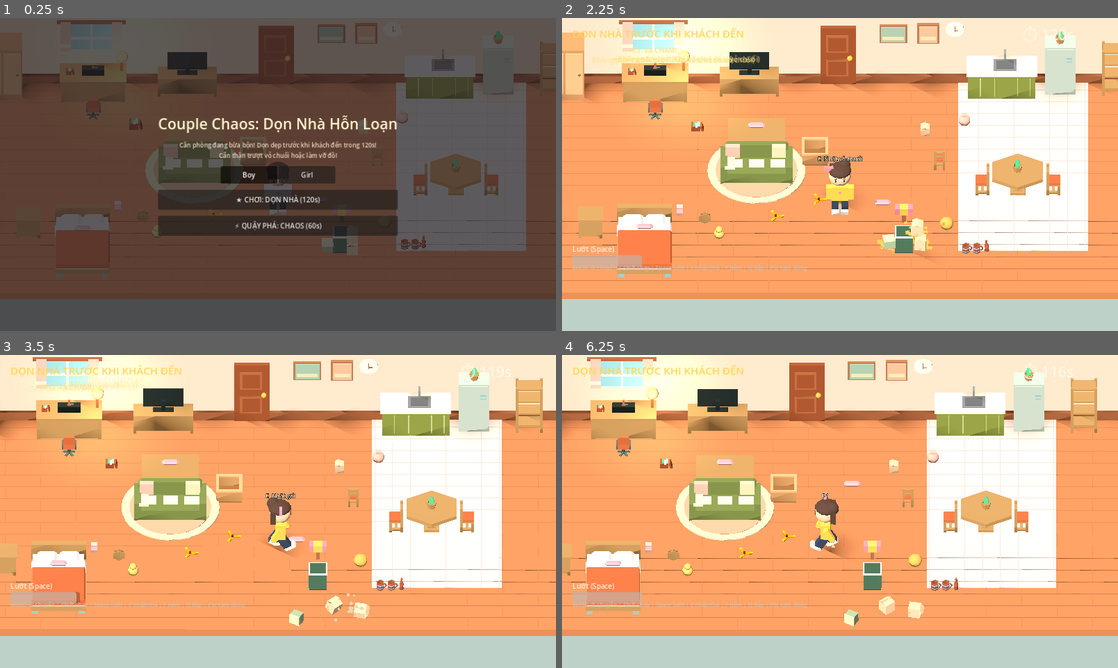
Above: before the commit, frames 1-4 (two rows, left to right).
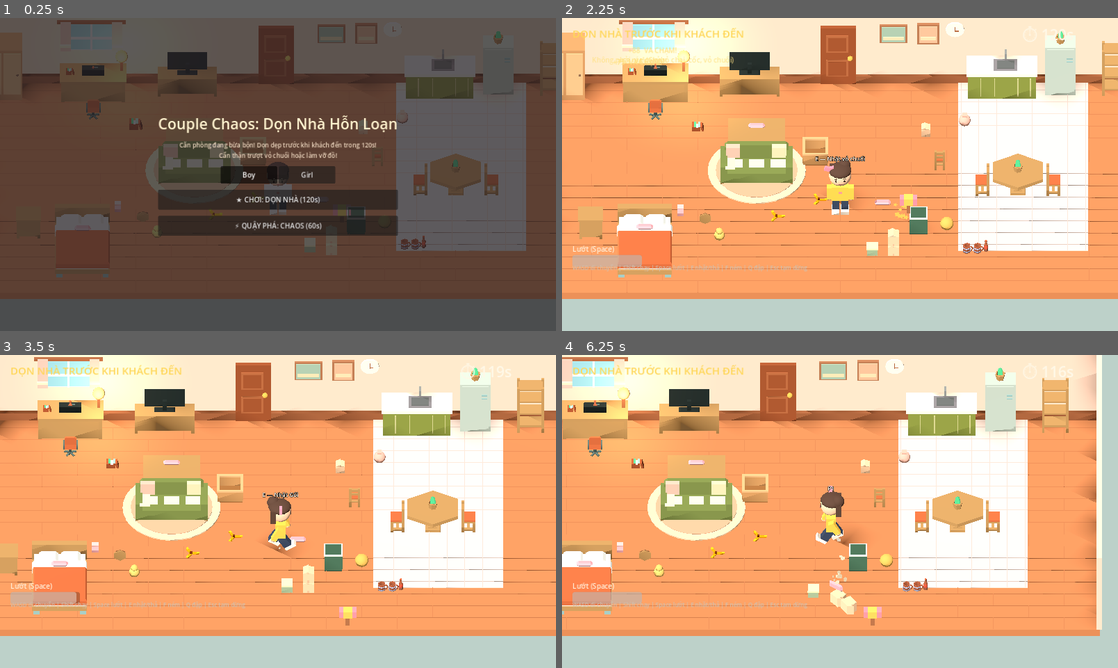
Above: after the commit, the same moments.

Repository: thanh-pham2k/3d-asset-demo
Game: Godot game, scene res://scenes/main.tscn
Two runs of this game, one before a commit and one after it. Both use one fixed random seed, a clock stepped at 60 frames per second and the inputs below. Sound files missing from this copy of the repository are replaced by a short silence.
Inputs:
- Up to frame 1 (0.25 s): no input
- Up to frame 2 (2.25 s): click "Boy" at 0.5 s; click "Girl" at 1.25 s; click "★ CHƠI: DỌN NHÀ (120s)" at 2 s
- Up to frame 3 (3.5 s): tap Enter at 2.75 s; hold D (p1_right) from 2.78 s (still down); tap Space (p1_dash) at 2.85 s
- Up to frame 4 (6.25 s): release D (p1_right) at 3.53 s; hold S (p1_down) 3.53-4.28 s; tap one key every 0.75 s from 3.6 s: E (p1_interact) Q (p1_swing) F (p1_throw) Shift; hold D (p1_right) 4.28-5.03 s; hold W (p1_up) 5.03-5.78 s; hold A (p1_left) from 5.78 s (still down)

The runs differ from the first frame. In frame 1, 0.3% of the frame differs, in the area x 54-66%, y 61-76%; in frame 2, 3.8%; in frame 3, 5.3%; in frame 4, 32%, in the area x 0-100%, y 0-90%.

Commit message:
fix(interaction): fix player stuck bugs and improve item interaction UX
- remove invisible static body walls from PlacementZone and add catch damping for thrown items
- adjust scene layout in GameManager to remove spawn overlap around trash zone
- add safe_margin, wall_min_slide_angle, and collision exceptions with player on pickup/deposit
- standardize display_name, item_category, interaction_type, and valid_destinations across all interactive objects
- implement 3D destination beacons and dynamic HUD guidance when holding items
- expand placement_zone_test.gd with metadata, beacon, and movement tests

Diff:
--- a/scripts/cleaning/hazard_banana.gd
+++ b/scripts/cleaning/hazard_banana.gd
@@ -8,6 +8,10 @@
 var visual: Node3D
 var trigger_area: Area3D
 var slip_cooldown := 0.0
+var display_name := "Vỏ chuối"
+var item_category := "trash"
+var interaction_type := "pickup"
+var valid_destinations: Array = ["trash"]
 
 func _ready() -> void:
  add_to_group("interactables")
@@ -19,9 +23,9 @@
 
  var col := CollisionShape3D.new()
  var box := BoxShape3D.new()
- box.size = Vector3(0.36, 0.10, 0.36)
+ box.size = Vector3(0.24, 0.04, 0.24)
  col.shape = box
- col.position.y = 0.05
+ col.position.y = 0.02
  add_child(col)
 
  visual = Node3D.new()
@@ -82,6 +86,7 @@
  freeze = true
  collision_layer = 0
  collision_mask = 0
+ add_collision_exception_with(player)
  emit_feedback("pickup")
  linear_velocity = Vector3.ZERO
  angular_velocity = Vector3.ZERO
--- a/scripts/cleaning/placement_zone.gd
+++ b/scripts/cleaning/placement_zone.gd
@@ -17,16 +17,34 @@
 var trigger_area: Area3D
 var visual: Node3D
 var highlight_mesh: MeshInstance3D
+var beacon_label: Label3D
+var destination_name: String = "Giỏ đồ"
 
 var _candidates: Dictionary = {}
 var _rejected_cooldowns: Dictionary = {}
 
 func _ready() -> void:
  add_to_group("placement_zones")
+ match zone_type:
+  "basket": destination_name = "Giỏ đồ"
+  "trash": destination_name = "Thùng rác"
+  "sofa_slot": destination_name = "Sofa"
 
  visual = Node3D.new()
  visual.name = "ZoneVisual"
  add_child(visual)
+
+ beacon_label = Label3D.new()
+ beacon_label.billboard = BaseMaterial3D.BILLBOARD_ENABLED
+ beacon_label.no_depth_test = true
+ beacon_label.font_size = 28
+ beacon_label.pixel_size = 0.0035
+ beacon_label.outline_size = 8
+ beacon_label.outline_modulate = Color.BLACK
+ beacon_label.position.y = 0.85
+ beacon_label.modulate = Color("fef08a")
+ beacon_label.visible = false
+ add_child(beacon_label)
 
  trigger_area = Area3D.new()
  trigger_area.name = "TriggerArea"
@@ -41,12 +59,10 @@
    box.size = Vector3(0.68, 0.48, 0.68)
    col.position.y = 0.24
    _build_basket_visual()
-   _build_basket_colliders()
   "trash":
    box.size = Vector3(0.52, 0.68, 0.52)
    col.position.y = 0.34
    _build_trash_visual()
-   _build_trash_colliders()
   "sofa_slot":
    box.size = Vector3(0.50, 0.40, 0.45)
    col.position.y = 0.18
@@ -87,14 +103,6 @@
  highlight_mesh = Art.box(visual, Vector3(0, 0.42, 0), Vector3(0.78, 0.02, 0.78), Color("ffe082"))
  highlight_mesh.visible = false
 
-func _build_basket_colliders() -> void:
- # Solid physical side walls so thrown items stay in basket
- Art.solid(self, Vector3(0, 0.02, 0), Vector3(0.70, 0.04, 0.70))
- Art.solid(self, Vector3(0, 0.20, 0.34), Vector3(0.70, 0.36, 0.06))
- Art.solid(self, Vector3(0, 0.20, -0.34), Vector3(0.70, 0.36, 0.06))
- Art.solid(self, Vector3(0.34, 0.20, 0), Vector3(0.06, 0.36, 0.62))
- Art.solid(self, Vector3(-0.34, 0.20, 0), Vector3(0.06, 0.36, 0.62))
-
 func _build_trash_visual() -> void:
  var body_color := Color("4a705b")
  var lid_color := Color("334d3f")
@@ -113,14 +121,6 @@
  highlight_mesh = Art.box(visual, Vector3(0, 0.60, 0), Vector3(0.56, 0.02, 0.56), Color("a7f3d0"))
  highlight_mesh.visible = false
 
-func _build_trash_colliders() -> void:
- # Solid physical side walls so thrown items stay in trash can
- Art.solid(self, Vector3(0, 0.02, 0), Vector3(0.50, 0.04, 0.50))
- Art.solid(self, Vector3(0, 0.30, 0.24), Vector3(0.50, 0.56, 0.05))
- Art.solid(self, Vector3(0, 0.30, -0.24), Vector3(0.50, 0.56, 0.05))
- Art.solid(self, Vector3(0.24, 0.30, 0), Vector3(0.05, 0.56, 0.44))
- Art.solid(self, Vector3(-0.24, 0.30, 0), Vector3(0.05, 0.56, 0.44))
-
 func _build_sofa_slot_visual() -> void:
  Art.box(visual, Vector3(0, 0.015, 0), Vector3(0.42, 0.03, 0.35), Color(0.95, 0.88, 0.78, 0.45))
  highlight_mesh = Art.box(visual, Vector3(0, 0.025, 0), Vector3(0.46, 0.015, 0.39), Color("fde68a"))
@@ -129,6 +129,16 @@
 func highlight(active: bool) -> void:
  if is_instance_valid(highlight_mesh):
   highlight_mesh.visible = active
+
+func set_destination_beacon(active: bool) -> void:
+ if not is_instance_valid(beacon_label): return
+ if active and not is_full():
+  beacon_label.text = "➜ " + destination_name + (" [%d/%d]" % [items_inside.size(), capacity] if capacity > 1 else "")
+  beacon_label.visible = true
+  if is_instance_valid(highlight_mesh): highlight_mesh.visible = true
+ else:
+  beacon_label.visible = false
+  if is_instance_valid(highlight_mesh): highlight_mesh.visible = false
 
 func deposit_held_item(item: Node3D, player: Node3D) -> bool:
  if not is_instance_valid(item): return false
@@ -166,6 +176,8 @@
    target_pos = global_position + snap_position
 
  # Release from player and place
+ item.add_collision_exception_with(player)
+ get_tree().create_timer(0.4).timeout.connect(func(): if is_instance_valid(player) and is_instance_valid(item): item.remove_collision_exception_with(player))
  if item is CharacterBody3D:
   item.state = item.State.IDLE if "State" in item else 0
   item.holder = null
@@ -183,7 +195,7 @@
   item.linear_velocity = Vector3.ZERO
   item.angular_velocity = Vector3.ZERO
   item.global_position = target_pos
-  item.freeze = snap_items
+  item.freeze = true
 
  player.held_pillow = null
 
@@ -241,6 +253,14 @@
     if ui and ui.has_method("_spawn_floating_text"):
      ui._spawn_floating_text("Không phải rác! (Chỉ bỏ chai, cốc, vỏ chuối)")
    continue
+
+  if accepted_prop_kinds.has(kind) and not items_inside.has(body):
+   if body is RigidBody3D and not body.freeze:
+    body.linear_velocity.x *= 0.8
+    body.linear_velocity.z *= 0.8
+   elif body is CharacterBody3D and "velocity" in body:
+    body.velocity.x *= 0.8
+    body.velocity.z *= 0.8
 
   var speed := 0.0
   if body is RigidBody3D: speed = body.linear_velocity.length()
--- a/scripts/game_manager.gd
+++ b/scripts/game_manager.gd
@@ -79,9 +79,9 @@
   ["bottle", Vector3(4.1,0.4,2.8)],
   ["slipper", Vector3(-4.5,0.2,1.1)],
   ["toy", Vector3(-3.4,0.2,2.2)],
-  ["container", Vector3(1.4,0.25,2.8)],
-  ["stack_box", Vector3(2.1,0.23,2.8)],
-  ["stack_box", Vector3(2.1,0.68,2.8)],
+  ["container", Vector3(0.9,0.25,2.8)],
+  ["stack_box", Vector3(1.5,0.23,2.8)],
+  ["stack_box", Vector3(1.5,0.68,2.8)],
   # Additional props for cleaning mission (sofa pillows & trash items)
   ["pillow", Vector3(-5.5,0.55,2.4)], # Pillow 2 on bed
   ["pillow", Vector3(-2.35,0.45,-1.75)], # Pillow 3 on coffee table
@@ -114,7 +114,7 @@
  trash_zone.zone_type = "trash"
  trash_zone.accepted_prop_kinds = ["bottle", "cup", "banana"]
  trash_zone.capacity = 8
- trash_zone.position = Vector3(1.8, 0.0, 2.6)
+ trash_zone.position = Vector3(2.2, 0.0, 1.8)
  add_child(trash_zone)
 
  var sofa_slots := []
--- a/scripts/game_ui.gd
+++ b/scripts/game_ui.gd
@@ -531,8 +531,19 @@
 func _process(_delta: float) -> void:
  if not is_instance_valid(player): return
  dash_bar.value = 100.0 * (1.0 - clampf(player.dash_cooldown_remaining / player.config.dash_cooldown, 0.0, 1.0))
- var names := {"pillow":"gối", "hammer":"búa", "bear":"gấu", "box":"hộp", "book":"sách", "ball":"bóng", "chair":"ghế", "vase":"bình", "cup":"cốc", "bottle":"chai", "slipper":"dép", "toy":"đồ chơi", "container":"hộp", "stack_box":"thùng", "banana":"vỏ chuối"}
- item_label.text = "Đang cầm: " + names.get(player.held_pillow.prop_kind, "đồ") if is_instance_valid(player.held_pillow) else "Lướt (Space)"
+ if is_instance_valid(player.held_pillow):
+  var item_name: String = player.held_pillow.get("display_name") if "display_name" in player.held_pillow else "đồ"
+  var dests: Array = player.held_pillow.get("valid_destinations") if "valid_destinations" in player.held_pillow else []
+  var dest_name := ""
+  if "basket" in dests: dest_name = "Giỏ đồ"
+  elif "trash" in dests: dest_name = "Thùng rác"
+  elif "sofa" in dests: dest_name = "Sofa"
+  if dest_name != "":
+   item_label.text = "Đang cầm: %s  ➜  Mang đến: %s" % [item_name, dest_name]
+  else:
+   item_label.text = "Đang cầm: " + item_name
+ else:
+  item_label.text = "Lướt (Space)"
 
 func _unhandled_key_input(event: InputEvent) -> void:
  if event is InputEventKey and event.pressed and not event.echo and event.keycode == KEY_ESCAPE and not menu.visible and not results_panel.visible:
--- a/scripts/interactable.gd
+++ b/scripts/interactable.gd
@@ -9,9 +9,26 @@
 var light: OmniLight3D
 var stand_point := Vector3.ZERO
 var seat_point := Vector3.ZERO
+var display_name := "Nội thất"
+var item_category := "furniture"
+var interaction_type := "interact"
+var valid_destinations: Array = []
 
 func _ready() -> void:
  add_to_group("interactables")
+ match kind:
+  "sofa":
+   display_name = "Sofa"
+   interaction_type = "rest"
+  "bed":
+   display_name = "Giường"
+   interaction_type = "rest"
+  "lamp":
+   display_name = "Đèn phòng"
+   interaction_type = "toggle"
+  "door":
+   display_name = "Cửa phòng"
+   interaction_type = "toggle"
 
 func available(player: Node3D) -> bool:
  return enabled and (user == null or user == player)
--- a/scripts/physics_prop.gd
+++ b/scripts/physics_prop.gd
@@ -10,6 +10,10 @@
 var feedback: Node
 var chain_level := 0
 var last_impulse_source: Node
+var display_name := "Đồ"
+var item_category := "prop"
+var interaction_type := "pickup"
+var valid_destinations: Array = []
 
 func _ready() -> void:
  add_to_group("interactables")
@@ -18,15 +22,56 @@
  contact_monitor = true
  max_contacts_reported = 4
  body_entered.connect(_on_body_entered)
+ match prop_kind:
+  "bottle":
+   display_name = "Chai nước"
+   item_category = "trash"
+   valid_destinations = ["trash"]
+  "cup":
+   display_name = "Cốc nước"
+   item_category = "trash"
+   valid_destinations = ["trash"]
+  "pillow":
+   display_name = "Gối"
+   item_category = "cushion"
+   valid_destinations = ["sofa"]
+  "toy":
+   display_name = "Đồ chơi"
+   item_category = "toy"
+   valid_destinations = ["basket"]
+  "slipper":
+   display_name = "Dép"
+   item_category = "toy"
+   valid_destinations = ["basket"]
+  "container":
+   display_name = "Hộp nhựa"
+   item_category = "toy"
+   valid_destinations = ["basket"]
+  "stack_box":
+   display_name = "Thùng các-tông"
+   item_category = "toy"
+   valid_destinations = ["basket"]
+  "chair":
+   display_name = "Ghế"
+   item_category = "furniture"
+   valid_destinations = []
+  "vase":
+   display_name = "Bình hoa"
+   item_category = "decor"
+   valid_destinations = []
  var col := CollisionShape3D.new()
  var shape := BoxShape3D.new()
- shape.size = Vector3(0.32,0.32,0.32)
+ shape.size = Vector3(0.24,0.24,0.24)
  match prop_kind:
   "chair": shape.size = Vector3(0.48,0.7,0.48)
-  "bottle": shape.size = Vector3(0.18,0.42,0.18)
-  "slipper": shape.size = Vector3(0.18,0.10,0.34)
-  "stack_box": shape.size = Vector3(0.42,0.42,0.42)
-  "pillow": shape.size = Vector3(0.46,0.18,0.36)
+  "bottle": shape.size = Vector3(0.16,0.38,0.16)
+  "cup": shape.size = Vector3(0.16,0.20,0.16)
+  "vase": shape.size = Vector3(0.20,0.32,0.20)
+  "toy": shape.size = Vector3(0.22,0.24,0.22)
+  "container": shape.size = Vector3(0.28,0.22,0.28)
+  "slipper": shape.size = Vector3(0.18,0.10,0.30)
+  "stack_box": shape.size = Vector3(0.40,0.40,0.40)
+  "pillow": shape.size = Vector3(0.44,0.16,0.34)
  col.shape = shape
  add_child(col)
  match prop_kind:
@@ -79,7 +124,7 @@
  return not held and not broken and pickup_delay <= 0 and player.held_pillow == null
 
 func prompt(_player: Node3D) -> String:
- return "Nhặt " + {"chair":"ghế", "vase":"bình hoa", "cup":"cốc", "bottle":"chai", "slipper":"dép", "toy":"đồ chơi", "container":"hộp", "stack_box":"thùng", "pillow":"gối"}.get(prop_kind,"đồ")
+ return "Nhặt " + display_name
 
 func interact(player: Node3D) -> void:
  if not available(player): return
@@ -89,6 +134,7 @@
  freeze = true
  collision_layer = 0
  collision_mask = 0
+ add_collision_exception_with(player)
  emit_feedback("pickup")
  linear_velocity = Vector3.ZERO
  angular_velocity = Vector3.ZERO
--- a/scripts/pillow.gd
+++ b/scripts/pillow.gd
@@ -12,11 +12,40 @@
 var trail_timer := 0.0
 var visual: Node3D
 var chain_level := 0
+var display_name := "Gối"
+var item_category := "cushion"
+var interaction_type := "pickup"
+var valid_destinations: Array = ["sofa"]
 
 func _ready() -> void:
  add_to_group("interactables")
  collision_layer = 4
  collision_mask = 3
+ match prop_kind:
+  "pillow":
+   display_name = "Gối"
+   item_category = "cushion"
+   valid_destinations = ["sofa"]
+  "hammer":
+   display_name = "Búa đồ chơi"
+   item_category = "tool"
+   valid_destinations = ["basket"]
+  "bear":
+   display_name = "Gấu bông"
+   item_category = "toy"
+   valid_destinations = ["basket"]
+  "box":
+   display_name = "Hộp đồ"
+   item_category = "toy"
+   valid_destinations = ["basket"]
+  "book":
+   display_name = "Sách"
+   item_category = "toy"
+   valid_destinations = ["basket"]
+  "ball":
+   display_name = "Quả bóng"
+   item_category = "toy"
+   valid_destinations = ["basket"]
  var col = CollisionShape3D.new()
  var shape: Shape3D
  if prop_kind == "ball":
@@ -63,7 +92,7 @@
 func available(_player: Node3D) -> bool:
  return state == State.IDLE and pickup_timer <= 0
 func prompt(_player: Node3D) -> String:
- return "Nhặt " + {"pillow":"gối", "hammer":"búa đồ chơi", "bear":"gấu bông", "box":"hộp", "book":"sách", "ball":"bóng"}.get(prop_kind, "đồ")
+ return "Nhặt " + display_name
 func interact(player: Node3D) -> void:
  if not available(player) or player.held_pillow: return
  state = State.HELD
@@ -72,6 +101,7 @@
  velocity = Vector3.ZERO
  collision_layer = 0
  collision_mask = 0
+ add_collision_exception_with(player)
  emit_feedback("pickup")
 
 func emit_feedback(event: String) -> void:
--- a/scripts/player_controller.gd
+++ b/scripts/player_controller.gd
@@ -31,6 +31,10 @@
  add_to_group("players")
  collision_layer = 2
  collision_mask = 7
+ safe_margin = 0.04
+ wall_min_slide_angle = 0.1
+ floor_constant_speed = true
+ floor_snap_length = 0.15
  var col = CollisionShape3D.new()
  var capsule = CapsuleShape3D.new()
  capsule.radius = 0.23
@@ -228,6 +232,9 @@
   if is_instance_valid(target_zone) and target_zone.has_method("highlight"):
    target_zone.highlight(false)
   target_zone = null
+  for zone in get_tree().get_nodes_in_group("placement_zones"):
+   if zone.has_method("set_destination_beacon"):
+    zone.set_destination_beacon(false)
   held_pillow.throw_from(self)
   throw_anim = 0.35
   visual.scale = Vector3(0.9, 1.15, 0.9)
@@ -245,7 +252,18 @@
   target_zone = null
   var nearest_zone_dist := 1.7
   var zones = get_tree().get_nodes_in_group("placement_zones")
+  var kind: String = held_pillow.get("prop_kind") if "prop_kind" in held_pillow else ""
+  var item_name: String = held_pillow.get("display_name") if "display_name" in held_pillow else "đồ"
+  var dests: Array = held_pillow.get("valid_destinations") if "valid_destinations" in held_pillow else []
+  var default_dest := ""
+  if "basket" in dests: default_dest = "Giỏ đồ"
+  elif "trash" in dests: default_dest = "Thùng rác"
+  elif "sofa" in dests: default_dest = "Sofa"
+
   for zone in zones:
+   var zone_accepts: bool = zone.has_method("accepts_prop") and zone.accepts_prop(kind)
+   if zone.has_method("set_destination_beacon"):
+    zone.set_destination_beacon(zone_accepts)
    var d: float = global_position.distance_to(zone.global_position)
    if d < nearest_zone_dist:
     nearest_zone_dist = d
@@ -255,7 +273,6 @@
    prev_zone.highlight(false)
 
   if target_zone:
-   var kind: String = held_pillow.get("prop_kind") if "prop_kind" in held_pillow else ""
    var accepts: bool = target_zone.has_method("accepts_prop") and target_zone.accepts_prop(kind)
    if target_zone.has_method("highlight"):
     target_zone.highlight(accepts)
@@ -266,16 +283,22 @@
      action_text = "Bỏ rác vào thùng"
     elif ztype == "sofa_slot":
      action_text = "Đặt gối lên sofa"
-    prompt_label.text = "%s  %s · %s ném" % [key, action_text, throw_key]
+    prompt_label.text = "%s — %s · %s ném" % [key, action_text, throw_key]
    else:
     var ztype: String = target_zone.get("zone_type") if "zone_type" in target_zone else ""
     if ztype == "trash":
-     prompt_label.text = "Không phải rác! · %s ném" % [throw_key]
+     prompt_label.text = "Không phải rác! · %s ném · %s thả" % [throw_key, key]
     else:
-     prompt_label.text = "Không thể đặt vào đây · %s ném" % [throw_key]
+     prompt_label.text = "Không thể đặt vào đây · %s ném · %s thả" % [throw_key, key]
   else:
-   prompt_label.text = throw_key + (" ném · Q đập · E thả" if held_pillow.get("prop_kind") == "hammer" else " ném · E thả")
+   if default_dest != "":
+    prompt_label.text = "Đang cầm: %s · Mang đến: %s · %s ném · %s thả" % [item_name, default_dest, throw_key, key]
+   else:
+    prompt_label.text = throw_key + (" ném · Q đập · E thả" if kind == "hammer" else " ném · E thả")
  else:
+  for zone in get_tree().get_nodes_in_group("placement_zones"):
+   if zone.has_method("set_destination_beacon"):
+    zone.set_destination_beacon(false)
   if target_zone and is_instance_valid(target_zone) and target_zone.has_method("highlight"):
    target_zone.highlight(false)
   target_zone = null
@@ -286,7 +309,7 @@
    if distance < nearest:
     nearest = distance
     target = item
-  if target: prompt_label.text = key + "  " + target.prompt(self)
+  if target: prompt_label.text = key + " — " + target.prompt(self)
   else: prompt_label.text = "P%d" % player_id
 
 func update_animation(move: float, running: bool) -> void:
--- a/tests/placement_zone_test.gd
+++ b/tests/placement_zone_test.gd
@@ -138,6 +138,38 @@
  check(player.held_pillow == null, "player released bottle after trash deposit")
  check(trash.items_inside.has(bottle), "bottle registered inside trash")
 
+ # 9. Test Item Metadata & Display Names
+ var PillowScript = load("res://scripts/pillow.gd")
+ var HazardBananaScript = load("res://scripts/cleaning/hazard_banana.gd")
+ var test_bear = PillowScript.new()
+ test_bear.prop_kind = "bear"
+ root.add_child(test_bear)
+ check(test_bear.display_name == "Gấu bông", "pillow bear has display_name 'Gấu bông'")
+ check(test_bear.item_category == "toy", "pillow bear item_category is 'toy'")
+ check(test_bear.valid_destinations.has("basket"), "pillow bear destination has 'basket'")
+
+ var test_banana = HazardBananaScript.new()
+ root.add_child(test_banana)
+ check(test_banana.display_name == "Vỏ chuối", "hazard banana has display_name 'Vỏ chuối'")
+ check(test_banana.valid_destinations.has("trash"), "hazard banana destination has 'trash'")
+
+ # 10. Test Destination Beacon
+ basket.set_destination_beacon(true)
+ check(basket.beacon_label.visible == true, "beacon label visible when active")
+ check("Giỏ đồ" in basket.beacon_label.text, "beacon label text includes 'Giỏ đồ'")
+ basket.set_destination_beacon(false)
+ check(basket.beacon_label.visible == false, "beacon label hidden when inactive")
+
+ # 11. Test Player Movement Around Zones (No invisible walls / no stuck)
+ player.global_position = Vector3(0, 0, 0)
+ player.velocity = Vector3(1, 0, 0)
+ player.move_and_slide()
+ check(player.global_position.x != 0.0 or player.velocity.x > 0.0, "player moves freely without getting stuck in placement zone")
+
+ # Cleanup
+ test_bear.queue_free()
+ test_banana.queue_free()
+
  # Cleanup
  player.queue_free()
  toy_held.queue_free()
